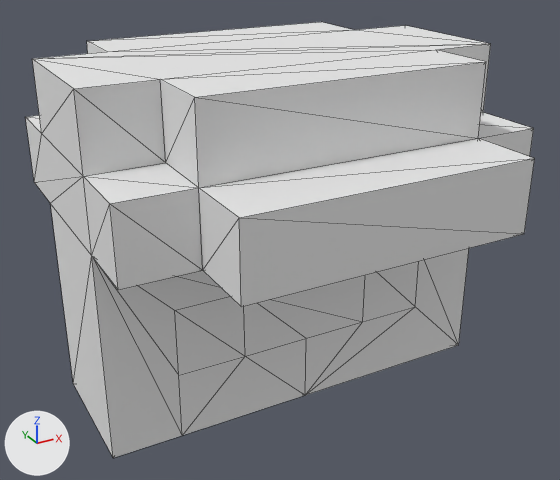
The OBJ model assets/head/h_cap.obj as it was, and as the next commit left it.
The view is the same before and after, from a 50 mm camera at (-0.509, -0.946, 1.389) aimed at (-0.015, -0.047, 0.94). Lighting does not change. The marker at lower left points along +X, +Y and +Z. The picture after the commit comes second. Mesh edges are drawn as thin lines. Where no turn or scale is listed for an object, it has been applied to the vertices. Vertices at exactly the same position are counted once.

The first picture shows 'Untitled'.
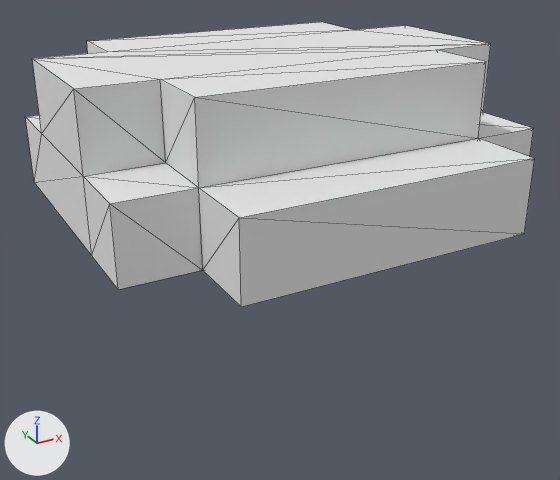
The change, as a list of edits to the scene's bpy script:
```text
Change me_untitled:
    used by ob_untitled; location = (0.0, 0.0, 0.0)
    remove me_untitled.from_pydata(...)  # 67 vertices, 130 faces; spans x -0.3..0.3, y -0.3..0.2, z 0.7..1.2
    add me_untitled.from_pydata(...)  # 40 vertices, 76 faces; spans x -0.3..0.3, y -0.3..0.2, z 1.0..1.2
    me_untitled part 1
    27 vertices are removed from x -0.3..0.3, y -0.1..0.2, z 0.7..1.0
    62 faces are deleted
    8 new faces join them
```

Location of each change, [x1, y1, x2, y2] in pixels of the pictures (560 x 480 px):
'Untitled', reshaped (35% shorter): before [25, 22, 535, 458]; after [25, 22, 535, 307]
part 1 of me_untitled, cut back: before [34, 176, 469, 458]; after [34, 176, 92, 256]
